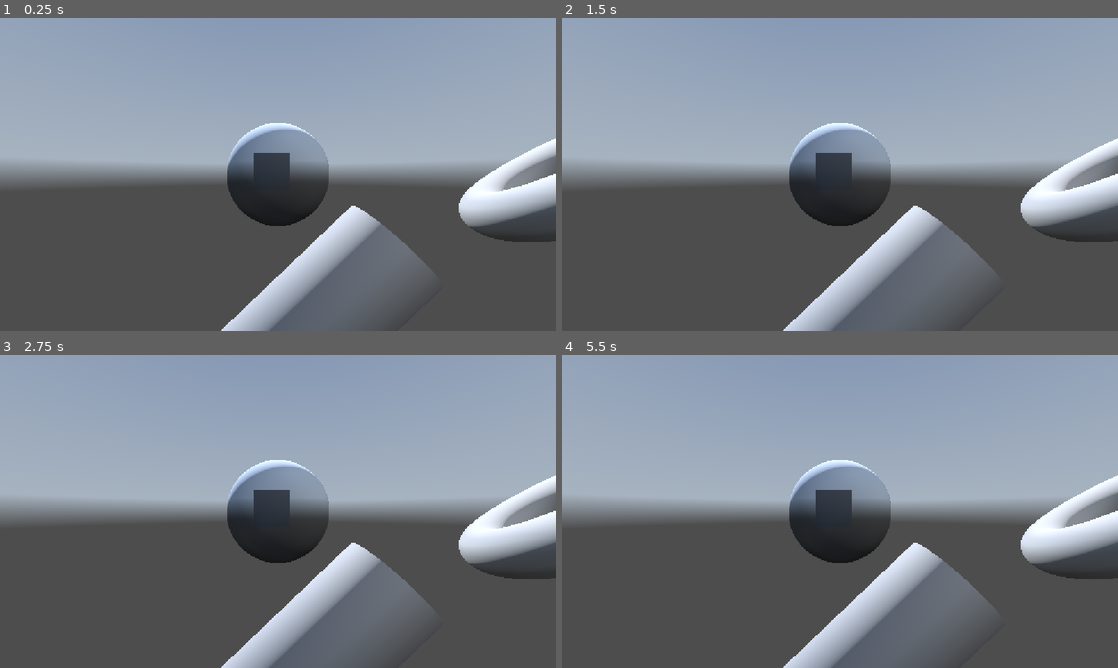
Above: before the commit, frames 1-4 (two rows, left to right).
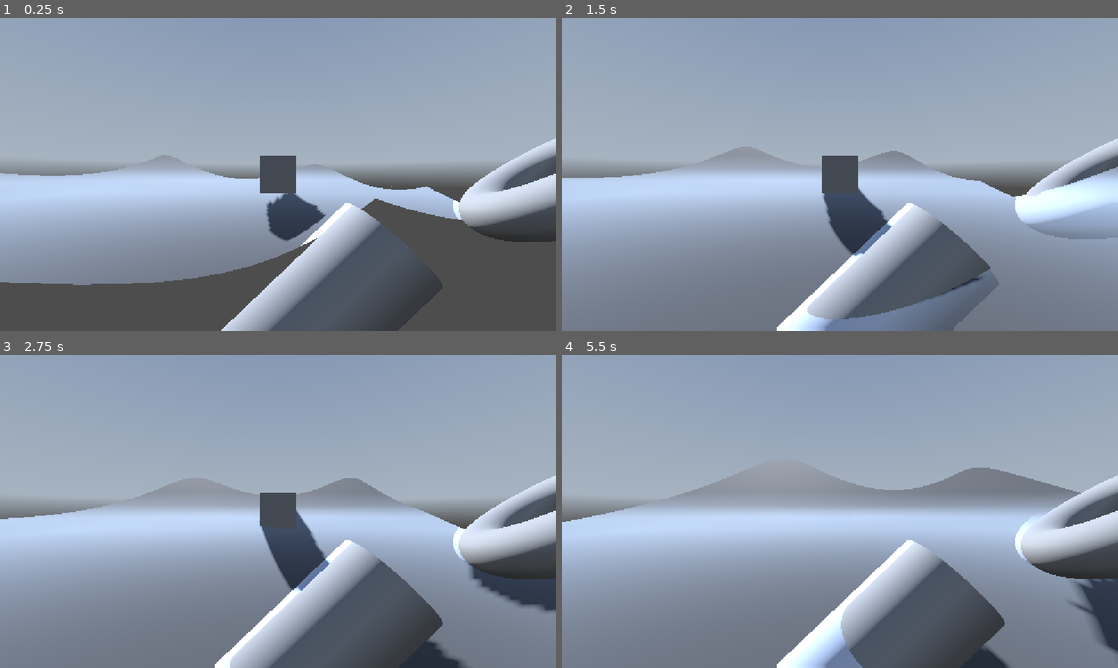
Above: after the commit, the same moments.

Repository: MagnusGrant06/fluid-simulation
Game: Godot game, scene res://Scenes/main.tscn
Same seed, same stepped clock (60 frames per second), same inputs: the game is played once before the commit and once after it. A sky picture missing from this copy of the repository is replaced by a grey-blue gradient.
Inputs (mouse positions are in pixels of both pictures, inside the frame that each line leads up to):
- Up to frame 1 (0.25 s): no input
- Up to frame 2 (1.5 s): move the mouse to (962, 158) at 0.52 s; click (962, 158) at 0.67 s; move the mouse to (728, 190) at 1.27 s; click (728, 190) at 1.42 s
- Up to frame 3 (2.75 s): move the mouse to (333, 442) at 2.02 s; click (333, 442) at 2.17 s
- Up to frame 4 (5.5 s): move the mouse to (812, 574) at 2.77 s; click (812, 574) at 2.92 s; move the mouse to (1006, 558) at 3.52 s; click (1006, 558) at 3.67 s; move the mouse to (673, 464) at 4.27 s; click (673, 464) at 4.42 s; move the mouse to (867, 511) at 5.02 s; click (867, 511) at 5.17 s

The runs differ from the first frame. In frame 1, 26% of the frame differs, in the area x 0-100%, y 33-90%; in frame 2, 48%; in frame 3, 44%; in frame 4, 48%, in the area x 0-100%, y 33-100%.

Commit message:
First attempt at surface waves using Gerstner / Trochoidal waves in vertex shader

Diff:
--- a/fluid-simulation/Code/Shaders/water.gdshader
+++ b/fluid-simulation/Code/Shaders/water.gdshader
@@ -4,8 +4,36 @@
 const float air_index = 1.0f;
 const float water_index = 1.33f;
 
+//calculate specific point of this vertex on a wave
+float calculate_phase(vec3 vertex, float wavelength, vec2 direction, float t){
+	float k = (2.0 * PI) / wavelength;
+	float angular_freq = sqrt(0.3 * k);
+	float phase = (k * (direction.x * vertex.x + direction.y * vertex.z)) - (angular_freq * t);
+
+	return phase;
+}
+
+//calculate actual offset of point from wave to real vertex position
+vec3 calculate_offset(vec3 vertex, float amplitude, vec2 direction, float steepness, float wavelength, float t){
+	float phase = calculate_phase(vertex, wavelength, direction, t);
+	float dx = (steepness * amplitude * direction.x * cos(phase));
+	float dy = amplitude * sin(phase);
+	float dz = (steepness * amplitude * direction.y * cos(phase));
+
+	return vec3(dx,dy,dz);
+}
+
 void vertex() {
 	// Called for every vertex the material is visible on.
+
+	//calculate multiple waves in different directions to create realistic waves
+	vec3 d1 = calculate_offset(VERTEX, 0.5, vec2(1,0), 0.8, 6.0, TIME);
+	vec3 d2 = calculate_offset(VERTEX, 0.8, vec2(0,1), 0.5, 10.0, TIME);
+	vec3 d3 = calculate_offset(VERTEX, 0.3, vec2(0.5,0.5), 1.0, 5.0, TIME);
+
+	vec3 d = d1 + d2 + d3;
+
+	VERTEX = vec3(VERTEX.x + d.x, d.y, VERTEX.z + d.z);
 }
 
 void fragment() {
--- a/fluid-simulation/Scenes/main.tscn
+++ b/fluid-simulation/Scenes/main.tscn
@@ -4,7 +4,10 @@
 [ext_resource type="Script" uid="uid://8bp2i13168dj" path="res://Code/Scripts/camera_3d.gd" id="2_8gbba"]
 [ext_resource type="Texture2D" uid="uid://c6545y4sqhfwp" path="res://citrus_orchard_road_puresky_4k.exr" id="3_8gbba"]
 
-[sub_resource type="SphereMesh" id="SphereMesh_8gbba"]
+[sub_resource type="PlaneMesh" id="PlaneMesh_8gbba"]
+size = Vector2(10, 10)
+subdivide_width = 50
+subdivide_depth = 50
 
 [sub_resource type="PanoramaSkyMaterial" id="PanoramaSkyMaterial_xrqee"]
 panorama = ExtResource("3_8gbba")
@@ -25,7 +28,7 @@
 [node name="Main" type="Node3D" unique_id=2027078809]
 
 [node name="FluidCube" parent="." unique_id=856857340 instance=ExtResource("1_bo1nx")]
-mesh = SubResource("SphereMesh_8gbba")
+mesh = SubResource("PlaneMesh_8gbba")
 
 [node name="Camera3D" type="Camera3D" parent="." unique_id=448676736]
 transform = Transform3D(1, 0, 0, 0, 1, 0, 0, 0, 1, 0, 0, 2.0387135)
@@ -37,6 +40,7 @@
 
 [node name="OmniLight3D" type="OmniLight3D" parent="." unique_id=1634736096]
 transform = Transform3D(1, 0, 0, 0, 1, 0, 0, 0, 1, 4.10935, 4.619152, 3.5866082)
+visible = false
 light_energy = 6.333
 omni_range = 9.259
 
